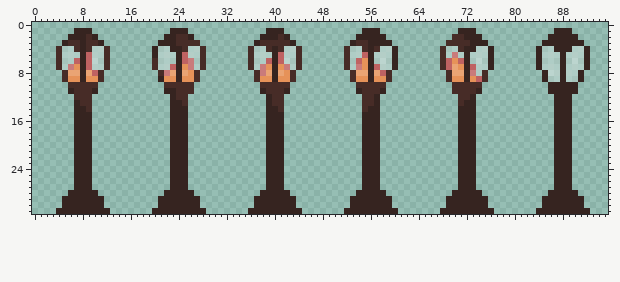
A sprite sheet gets an edit: EverlastingRejuvenation_Art/Environment/Lamppost-Sheet.png. The first picture shows the starting point.
The file is 96x32 pixels. Colours within 5 levels of each other are drawn and written as one.
After the commit:
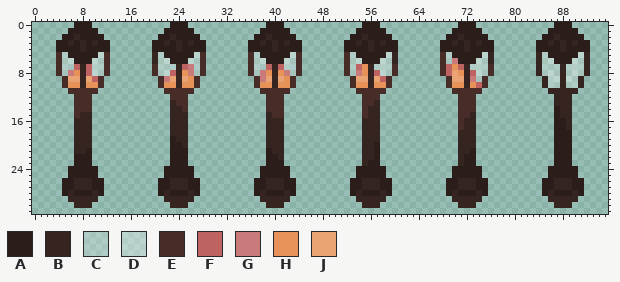
Palette (. is transparent): A #2b1d1a  B #362420  C #ffffff3c  D #ffffff5c  E #472c27  F #bf6262  G #c97b7b  H #e69259  J #eaa474
Edits made:
y 0: x 7..9 ... -> AAA; x 23..25 ... -> AAA; x 39..41 ... -> AAA; x 55..57 ... -> AAA; x 71..73 ... -> AAA; x 87..89 ... -> AAA
y 1: x 6..10 .BBB. -> AAAAA; x 22..26 .BBB. -> AAAAA; x 38..42 .BBB. -> AAAAA; x 54..58 .BBB. -> AAAAA; x 70..74 .BBB. -> AAAAA; x 86..90 .BBB. -> AAAAA
y 2: x 5..6 .B -> AA; x 8..11 BEB. -> AAAA; x 21..22 .B -> AA; x 24..27 EEB. -> AAAA; x 37..38 .B -> AA; x 40..43 BEB. -> AAAA; x 53..54 .B -> AA; x 56..59 BBB. -> AAAA; x 69..75 .EEBBB. -> AABAAAA; x 85..86 .B -> AA; x 88..91 BBB. -> AAAA
y 3: x 4..7 .BEE -> AABA; x 9..12 EEB. -> ABAA; x 20..21 .B -> AA; x 23..28 BEEEE. -> ABABAA; x 36..44 .BEEEEEB. -> AABABABAA; x 52..55 .BEE -> AABA; x 57 B -> A; x 59..60 B. -> AA; x 68..73 .EEEEB -> AABABA; x 75..76 B. -> AA; x 84..85 .B -> AA; x 87 B -> A; x 89 B -> A; x 91..92 B. -> AA
y 4: x 4..7 ECCE -> AAAA; x 9..12 ECDE -> AAAA; x 20..23 BCCB -> AAAA; x 25..28 ECDE -> AAAA; x 36..39 ECCE -> AAAA; x 41..44 ECDE -> AAAA; x 52..55 ECCE -> AAAA; x 57..60 ECDB -> AAAA; x 68..71 ECCE -> AAAA; x 73..76 BCDB -> AAAA; x 84..87 BCCB -> AAAA; x 89..92 BCDB -> AAAA
y 5: x 6..11 DCBFDC -> AAAAAD; x 22..27 DCBFDC -> AAAAAD; x 38..43 DCBFDC -> AAAAAD; x 54..59 DFBCDC -> AAAAAD; x 70..75 GCBCDC -> AAAAAD; x 86..91 DCBCDC -> AAAAAD
y 6: x 6..9 CFBF -> DAAA; x 20 E -> B; x 22..26 CCBFG -> DAAAD; x 38..41 CFBF -> DAAA; x 54..57 FHBC -> DAAA; x 69..73 FHFBC -> CGAAA; x 86..89 CCBC -> DAAA
y 7: x 6..7 GH -> CF; x 22..23 DF -> CC; x 25 H -> F; x 38..39 GH -> CF; x 41..42 HG -> FD; x 54 G -> F; x 57 F -> C; x 60 B -> E; x 70..71 JH -> HF; x 73 F -> C; x 76 B -> E; x 86 D -> C
y 8: x 4..7 .EJJ -> ECGH; x 9..12 JFE. -> FDCE; x 20..23 .EGJ -> ECDF; x 25..28 JHE. -> HGCE; x 36..37 .E -> EC; x 39 J -> H; x 41..44 JHE. -> HGCE; x 52..55 .EJJ -> ECGH; x 57..60 JFE. -> FDCE; x 68..69 .E -> EF; x 71 J -> H; x 73..76 GCE. -> FDCE; x 84..85 .B -> BC; x 87 D -> C; x 89..92 DCB. -> CDCB
y 9: x 6..7 HH -> JJ; x 9..10 HH -> JF; x 21..23 BHH -> EGJ; x 25 H -> J; x 38..39 HH -> GJ; x 41 H -> J; x 54..55 HH -> JJ; x 57..58 HH -> JF; x 70..71 HH -> JJ; x 73..74 HF -> GC; x 86..87 CC -> DD; x 89 C -> D
y 10: x 5..11 .EEEEE. -> EHHBHHE; x 21..27 .EEEEE. -> EHHBHHE; x 37..43 .EEEEE. -> EHHBHHE; x 53..59 .EEEEE. -> EHHBHHE; x 69..75 .EEEEE. -> EHHBHFE; x 85..87 .BB -> BCC; x 89..91 BB. -> CCB
y 11: x 6 B -> E; x 10 B -> E; x 22..23 BB -> EE; x 38 B -> E; x 42 B -> E; x 54 B -> E; x 58 B -> E; x 74 B -> E
y 12: x 23 B -> E; x 39 B -> E; x 57 B -> E; x 73 B -> E
y 13: x 7 B -> E; x 24 B -> E; x 39 B -> E; x 72..73 BB -> EE
y 14: x 7..8 BB -> EE; x 25 B -> E; x 39..40 BB -> EE; x 71..73 BBB -> EEE; x 87 B -> A
y 15: x 7 B -> E; x 40..41 BB -> EE; x 55 B -> E; x 71..72 BB -> EE; x 87 B -> A
y 16..17: x 71 B -> E; x 87..88 BB -> AA
y 18: x 87..89 BBB -> AAA
y 19: x 23 B -> A; x 87..89 BBB -> AAA
y 20: x 23..24 BB -> AA; x 57 B -> A; x 87..89 BBB -> AAA
y 21: x 9 B -> A; x 23..25 BBB -> AAA; x 39 B -> A; x 57 B -> A; x 73 B -> A; x 87..89 BBB -> AAA
y 22: x 7..9 BBB -> AAA; x 23..25 BBB -> AAA; x 39..40 BB -> AA; x 57 B -> A; x 72..73 BB -> AA; x 87..89 BBB -> AAA
y 23: x 7..9 BBB -> AAA; x 23..25 BBB -> AAA; x 39..41 BBB -> AAA; x 56..57 BB -> AA; x 72..73 BB -> AA; x 87..89 BBB -> AAA
y 24..25: x 6..10 .BBB. -> AAAAA; x 22..26 .BBB. -> AAAAA; x 38..42 .BBB. -> AAAAA; x 54..58 .BBB. -> AAAAA; x 70..74 .BBB. -> AAAAA; x 86..90 .BBB. -> AAAAA
y 26..27: x 5..6 .. -> AA; x 10..11 .. -> AA; x 21..22 .. -> AA; x 26..27 .. -> AA; x 37..38 .. -> AA; x 42..43 .. -> AA; x 53..54 .. -> AA; x 58..59 .. -> AA; x 69..70 .. -> AA; x 74..75 .. -> AA; x 85..86 .. -> AA; x 90..91 .. -> AA
y 28: x 5 . -> A; x 7..9 BBB -> AAA; x 11 . -> A; x 21 . -> A; x 23..25 BBB -> AAA; x 27 . -> A; x 37 . -> A; x 39..41 BBB -> AAA; x 43 . -> A; x 53 . -> A; x 55..57 BBB -> AAA; x 59 . -> A; x 69 . -> A; x 71..73 BBB -> AAA; x 75 . -> A; x 85 . -> A; x 87..89 BBB -> AAA; x 91 . -> A
y 29: x 5 B -> .; x 11 B -> .; x 21 B -> .; x 27 B -> .; x 37 B -> .; x 43 B -> .; x 53 B -> .; x 59 B -> .; x 69 B -> .; x 75 B -> .; x 85 B -> .; x 91 B -> .
y 30: x 5..6 BB -> ..; x 10..11 BB -> ..; x 21..22 BB -> ..; x 26..27 BB -> ..; x 37..38 BB -> ..; x 42..43 BB -> ..; x 53..54 BB -> ..; x 58..59 BB -> ..; x 69..70 BB -> ..; x 74..75 BB -> ..; x 85..86 BB -> ..; x 90..91 BB -> ..
y 31: x 4..12 BBBBBBBBB -> .........; x 20..28 BBBBBBBBB -> .........; x 36..44 BBBBBBBBB -> .........; x 52..60 BBBBBBBBB -> .........; x 68..76 BBBBBBBBB -> .........; x 84..92 BBBBBBBBB -> .........
